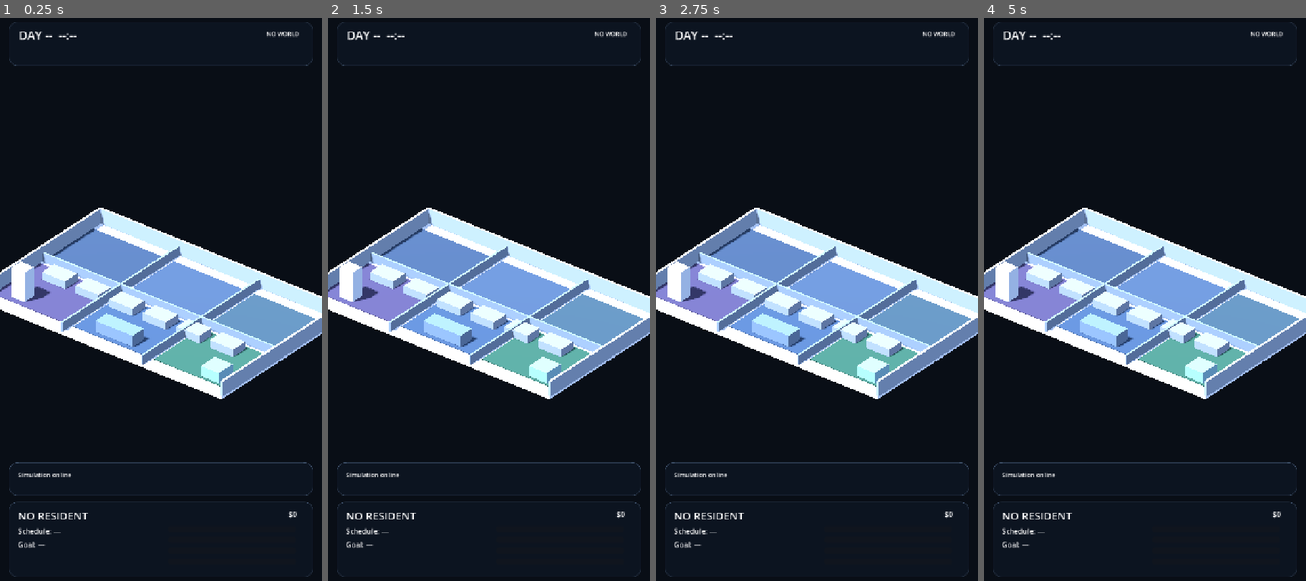
Above: before the commit, frames 1-4 (left to right).
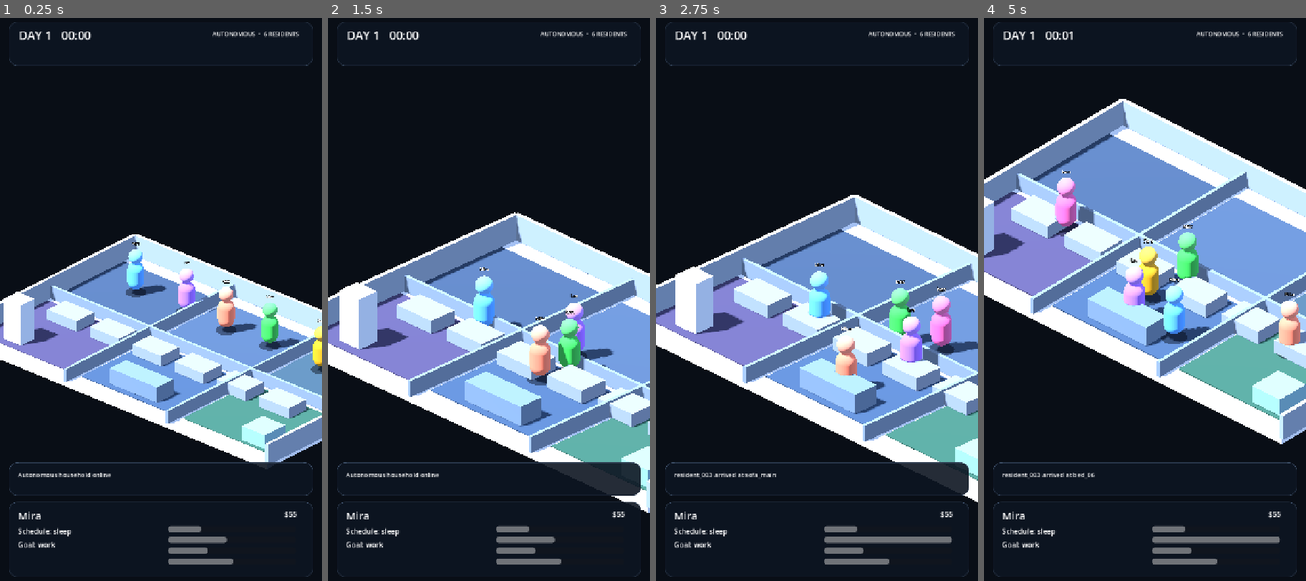
Above: after the commit, the same moments.

Repository: motomotoo2001-maker/lifebox-live
Game: Godot game, scene res://scenes/debug/visual_showcase.tscn
Same seed, same stepped clock (60 frames per second), same inputs: the game is played once before the commit and once after it. The project has no main scene, so this scene is started directly.
Inputs:
- Up to frame 1 (0.25 s): no input
- Up to frame 2 (1.5 s): no input
- Up to frame 3 (2.75 s): no input
- Up to frame 4 (5 s): no input

The runs differ from the first frame. In frame 1, 31% of the frame differs, in the area x 0-100%, y 2-98%; in frame 2, 34%; in frame 3, 33%; in frame 4, 41%.
Error before the commit: Parse Error: Cannot infer the type of "is_authoritatively_moving" variable because the value doesn't have a set type. (res://scripts/presentation/visual_simula…

Commit message:
fix: type visual movement authority flag explicitly

Diff:
--- a/scripts/presentation/visual_simulation_shell.gd
+++ b/scripts/presentation/visual_simulation_shell.gd
@@ -181,7 +181,7 @@
 			continue
 
 		var has_visual_target := _active_target_ids.has(character.id)
-		var is_authoritatively_moving := (
+		var is_authoritatively_moving: bool = (
 			character.movement.status == MovementState.STATUS_MOVING
 			and character.movement.intent != null
 		)
